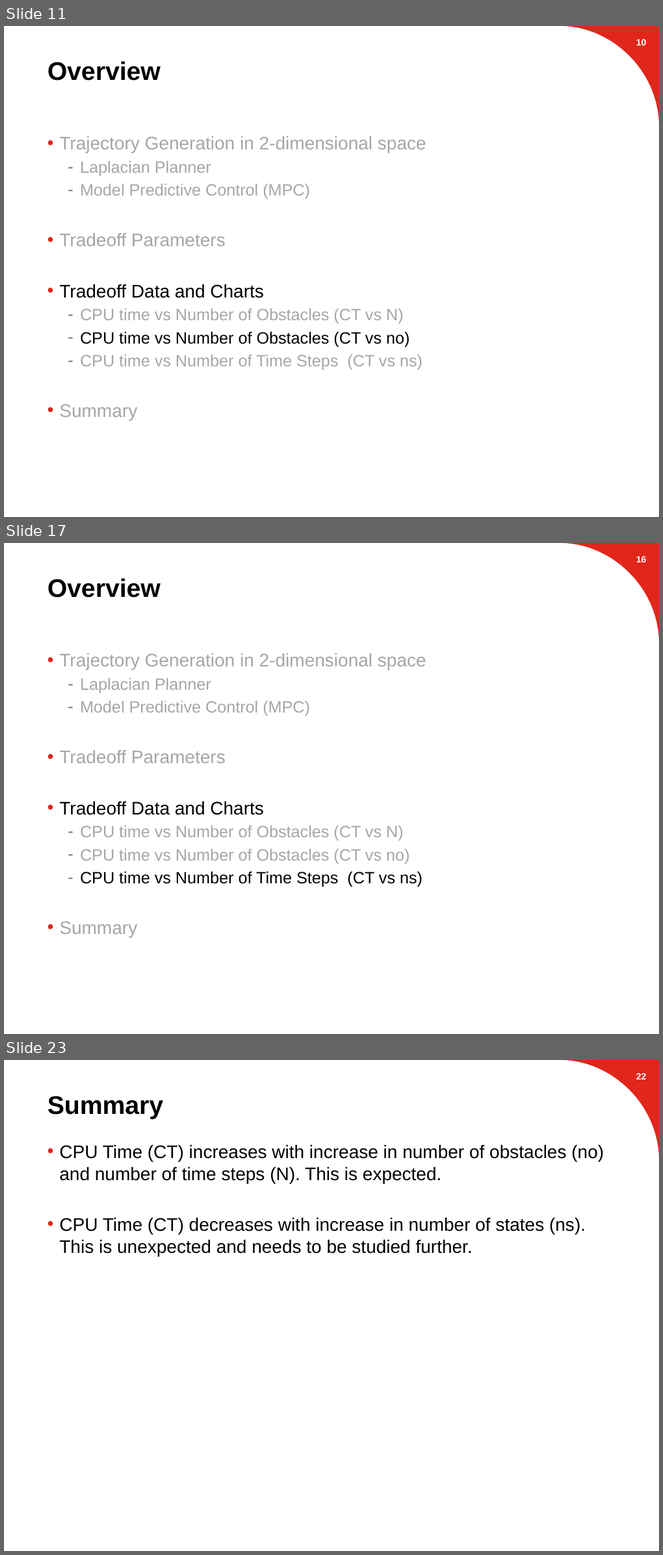
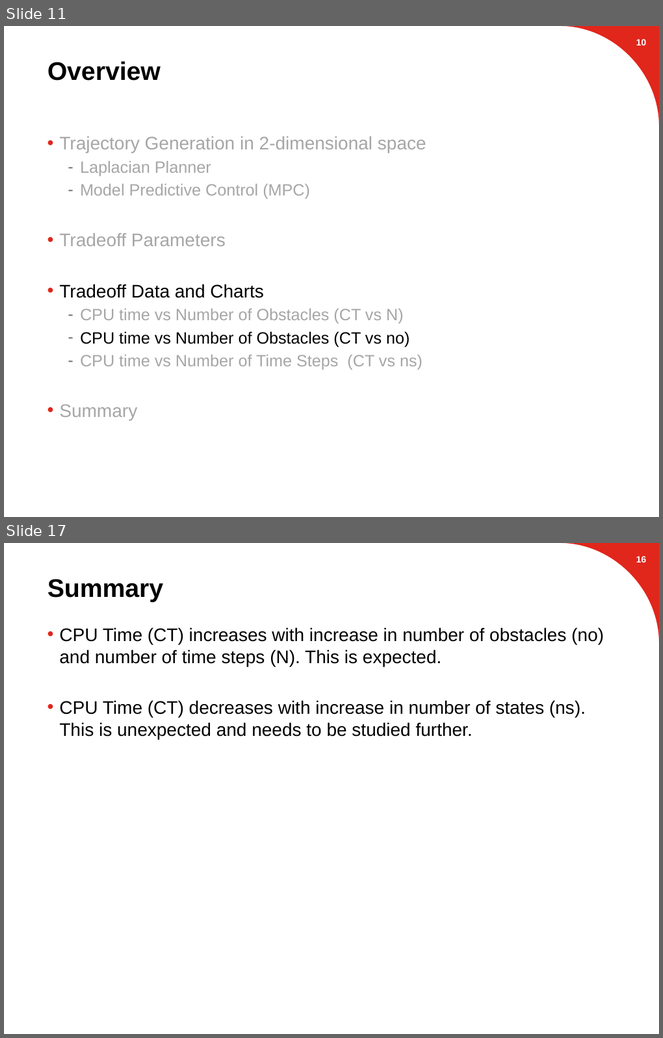
Before and after one commit to suvoganguli/GIG-MPC-Laplacian, a slide deck: 2D Results (03-19-2018).pptx. Shown one above the other, each under a label of ours: slides 11, 17 and 23 before the commit, slides 11 and 17 after it; the slides between them are not shown. The pictures are 663x1555 and 663x1038 pixels, drawn with LibreOffice and Linux fonts; fonts in the diff are those of the drawing; background and template pictures are left out. Boxes give left, top, right and bottom in pixels: in the first picture for what was removed or moved away, otherwise in the second. Text is boxed around its words. In the diff, an @@ line names an element or a change of style, - is before the commit and + after.

```diff
--- a/2D Results (03-19-2018).pptx
+++ b/2D Results (03-19-2018).pptx
@@ slide 17 removed at [4, 543, 659, 1034], background #FFFFFF; not listed: 1 template element that a slide beside it also shows @@
@@ page number removed at [636, 556, 647, 563] @@
-16
@@ title removed at [48, 578, 161, 598] @@
-Overview
@@ text removed at [59, 653, 426, 938] @@
-• Trajectory Generation in 2-dimensional space
-  – Laplacian Planner
-  – Model Predictive Control (MPC)
-• Tradeoff Parameters
-• Tradeoff Data and Charts
-  – CPU time vs Number of Obstacles (CT vs N)
-  – CPU time vs Number of Obstacles (CT vs no)
-  – CPU time vs Number of Time Steps (CT vs ns)
-• Summary
@@ what was slide 23 is now slide 17 @@
@@ page number at [636, 556, 647, 563]: text changed @@
-22
+16
```
Also in this commit, not shown: 7 slides changed, 5 other slides removed, 1 other file.
